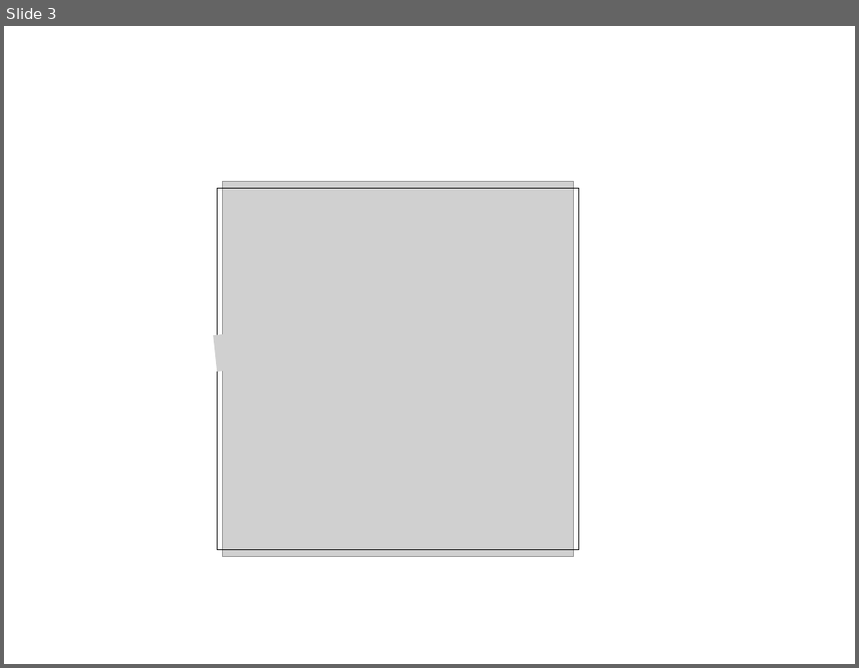
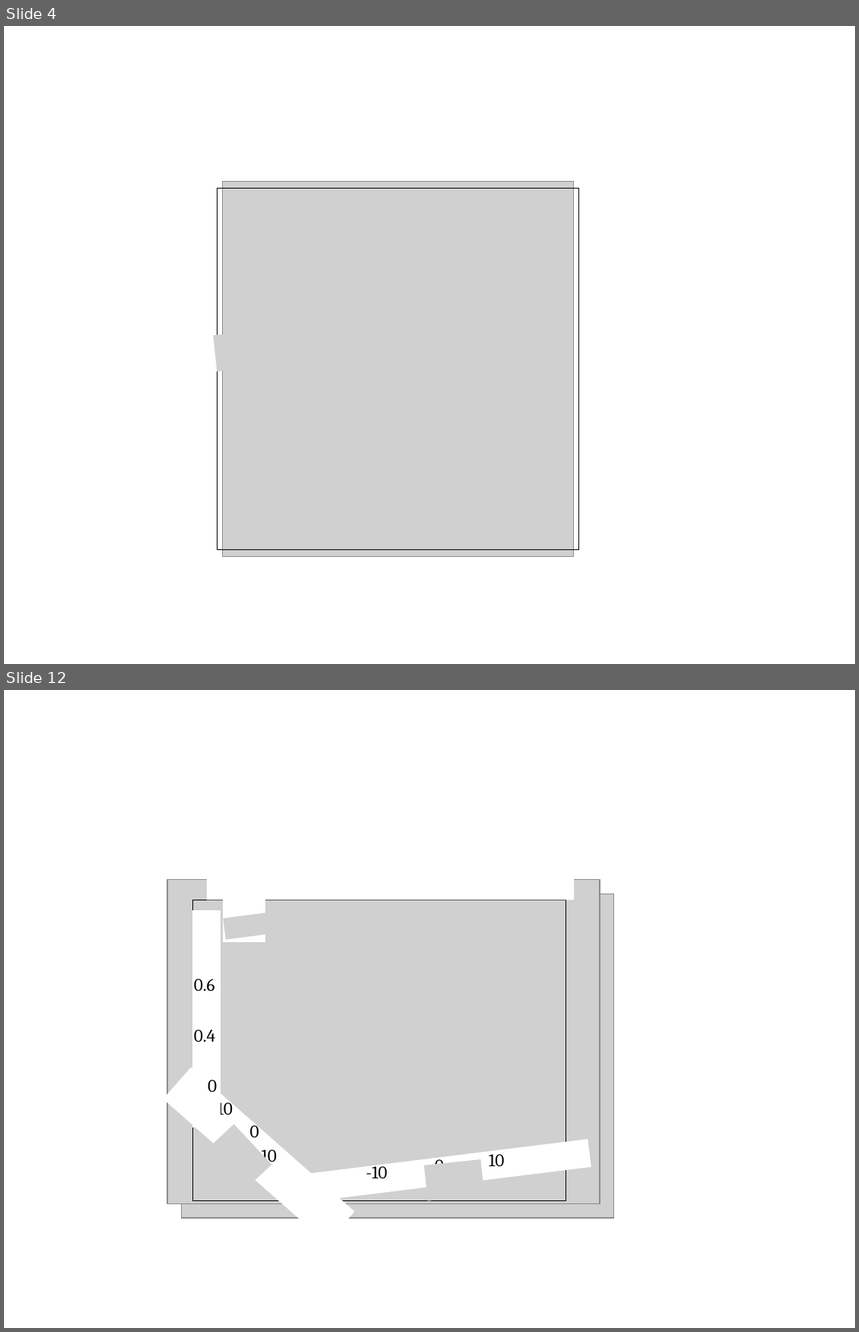
Before and after one commit to nakosai/skyrmion-ysr, a slide deck: Figures/Figures.pptx. Shown one above the other, each under a label of ours: slide 3 before the commit, slides 4 and 12 after it; the slides between them are not shown. The pictures are 859x668 and 859x1332 pixels, drawn with LibreOffice and Linux fonts; fonts in the diff are those of the drawing; grey boxes stand for pictures. Boxes give left, top, right and bottom in pixels: in the first picture for what was removed or moved away, otherwise in the second. Text is boxed around its words. In the diff, an @@ line names an element or a change of style, - is before the commit and + after.

```diff
--- a/Figures/Figures.pptx
+++ b/Figures/Figures.pptx
@@ slide 12 added at [4,690,855,1328], background #FFFFFF @@
@@ rectangle added at [223,834,265,943], fill #FFFFFF, outline #FFFFFF 0.75 pt @@
@@ rectangle added at [207,869,573,901], fill #FFFFFF @@
@@ picture added at [167,880,600,1204] @@
@@ picture added at [182,894,614,1219] @@
@@ rectangle added at [192,901,566,1201], outline #000000 0.74 pt @@
@@ rectangle added at [192,911,219,1128], fill #FFFFFF, outline #FFFFFF 0.75 pt @@
@@ picture added at [224,911,284,939] @@
@@ picture added at [374,910,465,956] @@
@@ text added at [194,979,215,991], 15 pt, text #000000 @@
+0.6
@@ text added at [194,1030,215,1042], 15 pt, text #000000 @@
+0.4
@@ rectangle added at [164,1068,354,1243], fill #FFFFFF, outline #FFFFFF 0.75 pt @@
@@ text added at [208,1080,217,1092], 15 pt, text #000000 @@
+0
@@ text added at [217,1099,232,1115], 15 pt, text #000000 @@
+10
@@ text added at [250,1122,259,1138], 15 pt, text #000000 @@
+0
@@ picture added at [208,1124,272,1189] @@
@@ rectangle added at [311,1139,590,1201], fill #FFFFFF, outline #FFFFFF 0.75 pt @@
@@ text added at [256,1146,277,1166], 15 pt, text #000000 @@
+-10
@@ text added at [366,1163,387,1179], 15 pt, text #000000 @@
+-10
@@ picture added at [424,1160,485,1201] @@
@@ text added at [435,1157,444,1164], 15 pt, text #000000 @@
+0
@@ text added at [489,1151,504,1167], 15 pt, text #000000 @@
+10
@@ what was slide 3 is now slide 4 @@
```
Also in this commit, not shown: 9 other slides added, 8 slides removed, 35 other files.
